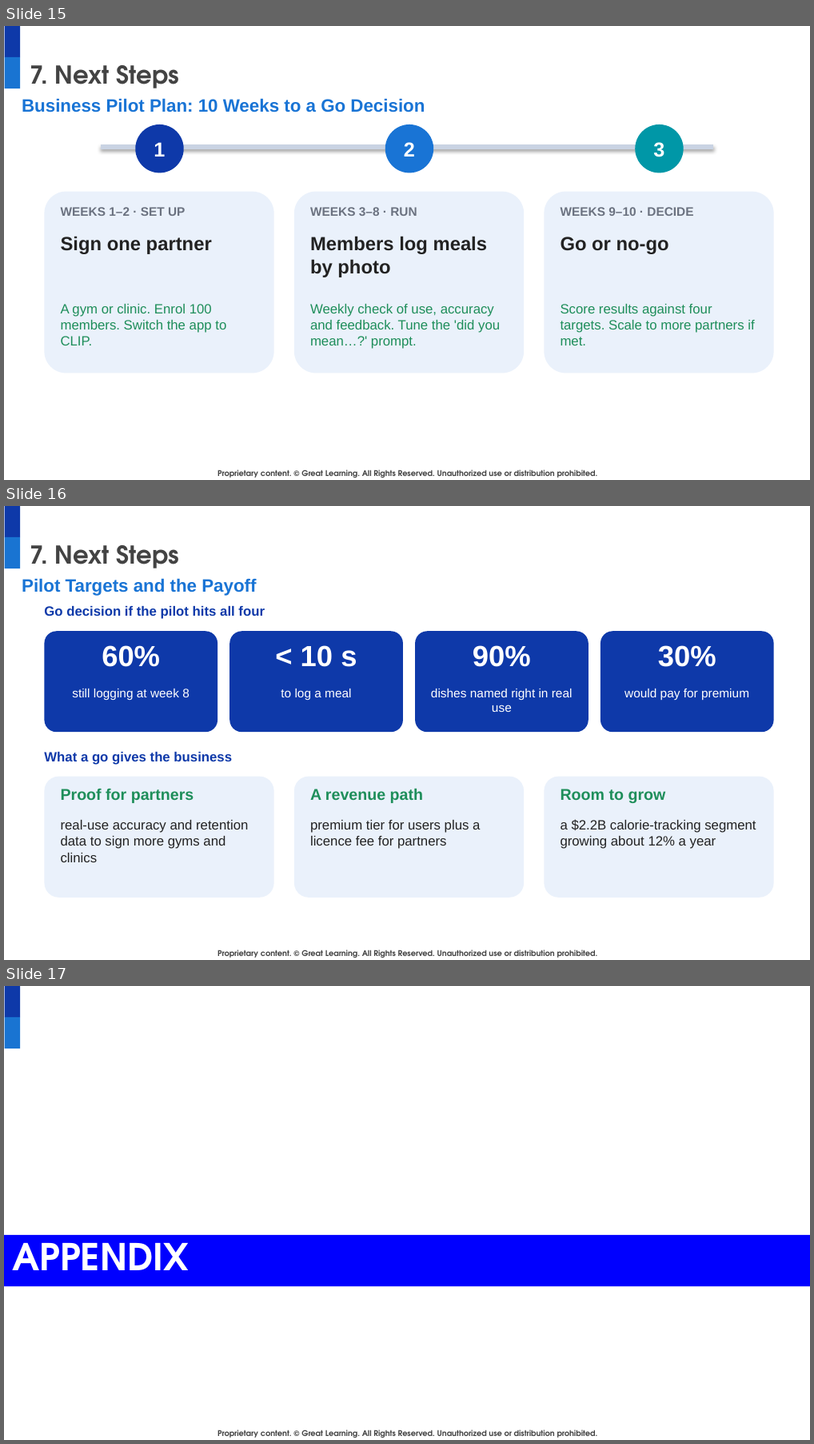
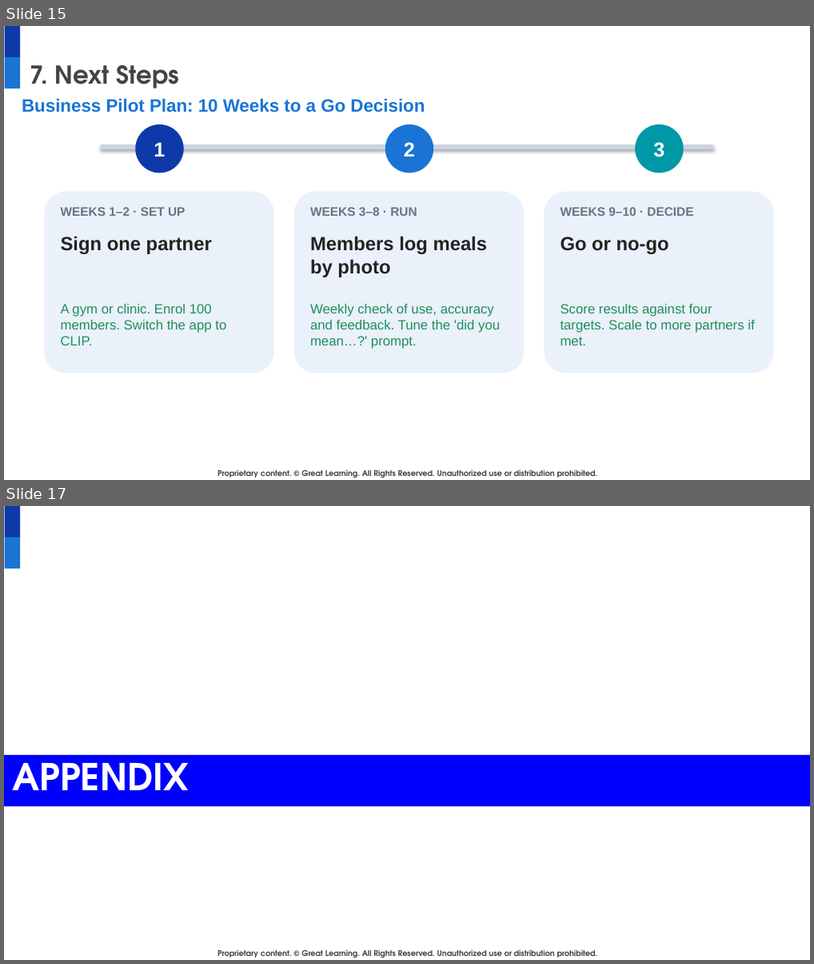
Before and after one commit to DatariusAI/nutriscan-food-detection, a slide deck: docs/NutriScan_Final_Presentation.pptx. Shown one above the other, each under a label of ours: slides 15, 16 and 17 before the commit, slides 15 and 17 after it; the slides between them are not shown. The pictures are 814x1444 and 814x964 pixels, drawn with LibreOffice and Linux fonts; fonts in the diff are those of the drawing; background and template pictures are left out. Boxes give left, top, right and bottom in pixels: in the first picture for what was removed or moved away, otherwise in the second. Text is boxed around its words. In the diff, an @@ line names an element or a change of style, - is before the commit and + after.

```diff
--- a/docs/NutriScan_Final_Presentation.pptx
+++ b/docs/NutriScan_Final_Presentation.pptx
@@ slide 16 removed at (x1=4, y1=506, x2=810, y2=960), background #FFFFFF; not listed: 3 template elements that a slide beside it also shows @@
@@ title removed at (x1=30, y1=545, x2=179, y2=568) @@
-7. Next Steps
@@ text removed at (x1=22, y1=578, x2=256, y2=596) @@
-Pilot Targets and the Payoff
@@ text removed at (x1=44, y1=606, x2=265, y2=619) @@
-Go decision if the pilot hits all four
@@ rounded rectangle removed at (x1=44, y1=631, x2=218, y2=732) @@
@@ text removed at (x1=102, y1=645, x2=160, y2=667) @@
-60%
@@ rounded rectangle removed at (x1=230, y1=631, x2=403, y2=732) @@
@@ text removed at (x1=301, y1=645, x2=357, y2=667) @@
-< 10 s
@@ rounded rectangle removed at (x1=415, y1=631, x2=589, y2=732) @@
@@ text removed at (x1=473, y1=645, x2=531, y2=667) @@
-90%
@@ rounded rectangle removed at (x1=601, y1=631, x2=774, y2=732) @@
@@ text removed at (x1=658, y1=645, x2=717, y2=667) @@
-30%
@@ text removed at (x1=72, y1=688, x2=190, y2=700) @@
-still logging at week 8
@@ text removed at (x1=281, y1=688, x2=351, y2=700) @@
-to log a meal
@@ text removed at (x1=431, y1=688, x2=573, y2=712) @@
-dishes named right in real use
@@ text removed at (x1=625, y1=688, x2=750, y2=700) @@
-would pay for premium
@@ text removed at (x1=44, y1=752, x2=232, y2=764) @@
-What a go gives the business
@@ rounded rectangle removed at (x1=44, y1=776, x2=274, y2=897) @@
@@ text removed at (x1=61, y1=788, x2=194, y2=803) @@
-Proof for partners
@@ rounded rectangle removed at (x1=294, y1=776, x2=524, y2=897) @@
@@ text removed at (x1=310, y1=788, x2=423, y2=803) @@
-A revenue path
@@ rounded rectangle removed at (x1=544, y1=776, x2=774, y2=897) @@
@@ text removed at (x1=561, y1=788, x2=666, y2=803) @@
-Room to grow
@@ text removed at (x1=61, y1=820, x2=248, y2=862) @@
-real-use accuracy and retention data to sign more gyms and clinics
@@ text removed at (x1=310, y1=820, x2=480, y2=848) @@
-premium tier for users plus a licence fee for partners
@@ text removed at (x1=561, y1=819, x2=756, y2=848) @@
-a $2.2B calorie-tracking segment growing about 12% a year
```
Also in this commit, not shown: 1 slide added.
